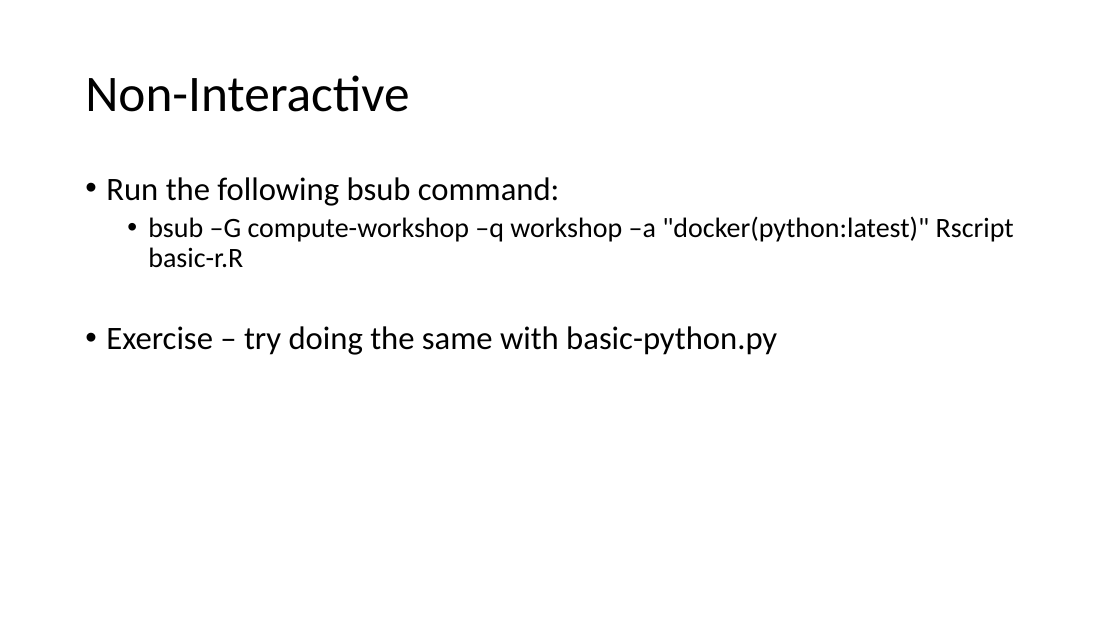
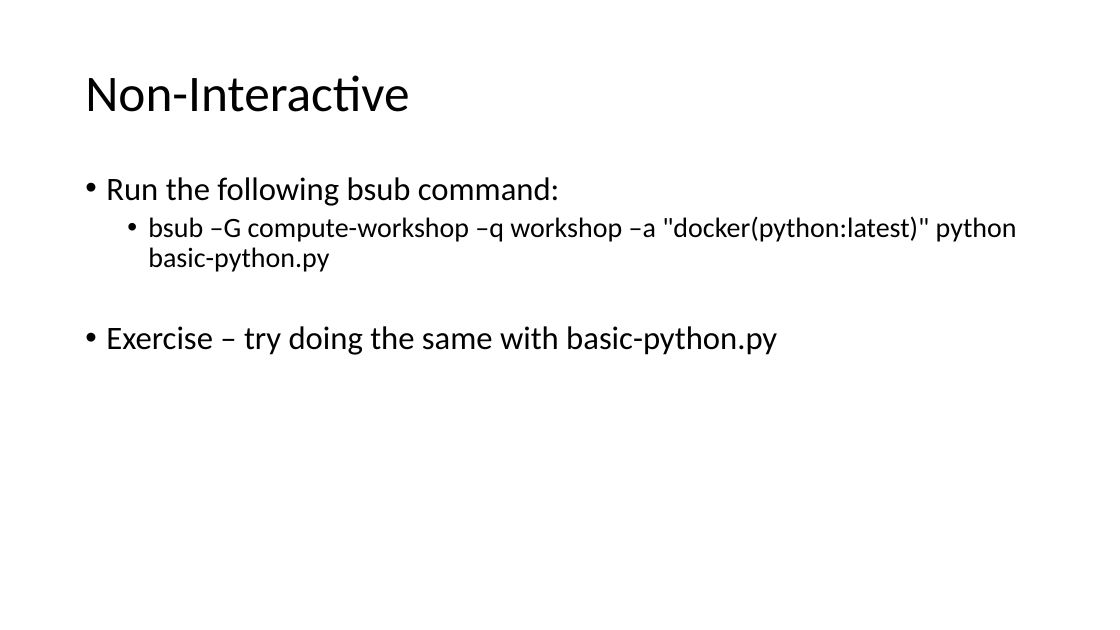
Before and after one commit to GregePorter/RIS-quickstart, a slide deck: slide 17 of slides/triads-ris-workshop-day-2.pptx. Drawn at 1120x630 pixels with LibreOffice and Linux fonts; fonts in the diff are those of the drawing. Boxes give left, top, right and bottom in pixels: in the first picture for what was removed or moved away, otherwise in the second. Text is boxed around its words. In the diff, an @@ line names an element or a change of style, - is before the commit and + after.

```diff
--- a/slides/triads-ris-workshop-day-2.pptx
+++ b/slides/triads-ris-workshop-day-2.pptx
@@ text at <box>148,216,1017,272</box>: text changed @@
-  • bsub –G compute-workshop –q workshop –a "docker(python:latest)" Rscript basic-r.R
+  • bsub –G compute-workshop –q workshop –a "docker(python:latest)" python basic-python.py
```
Also in this commit, not shown: 2 other files.
